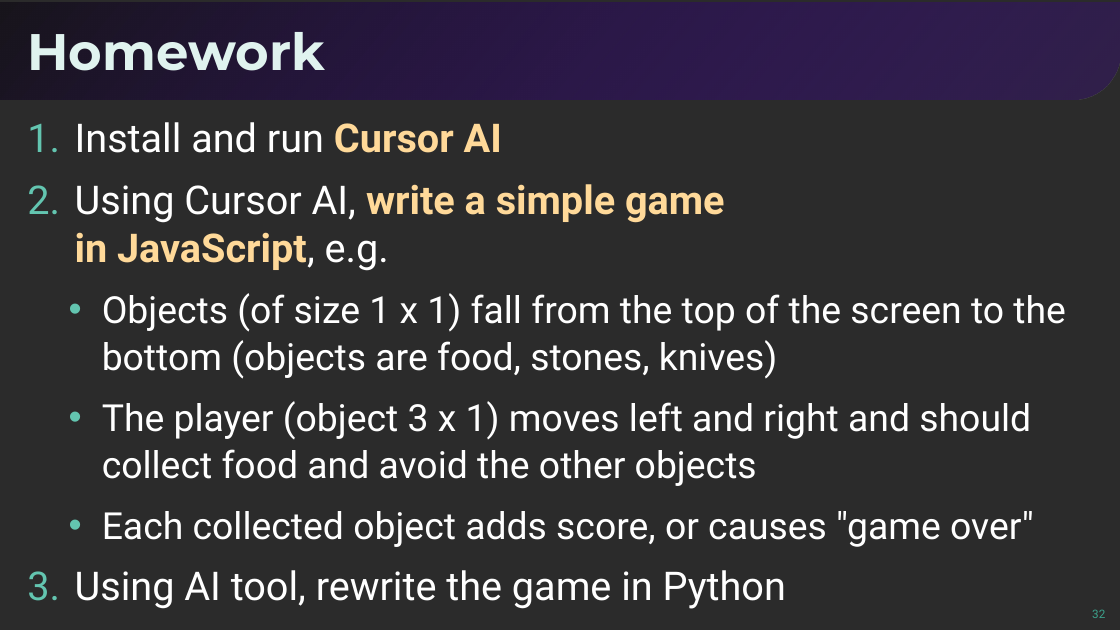
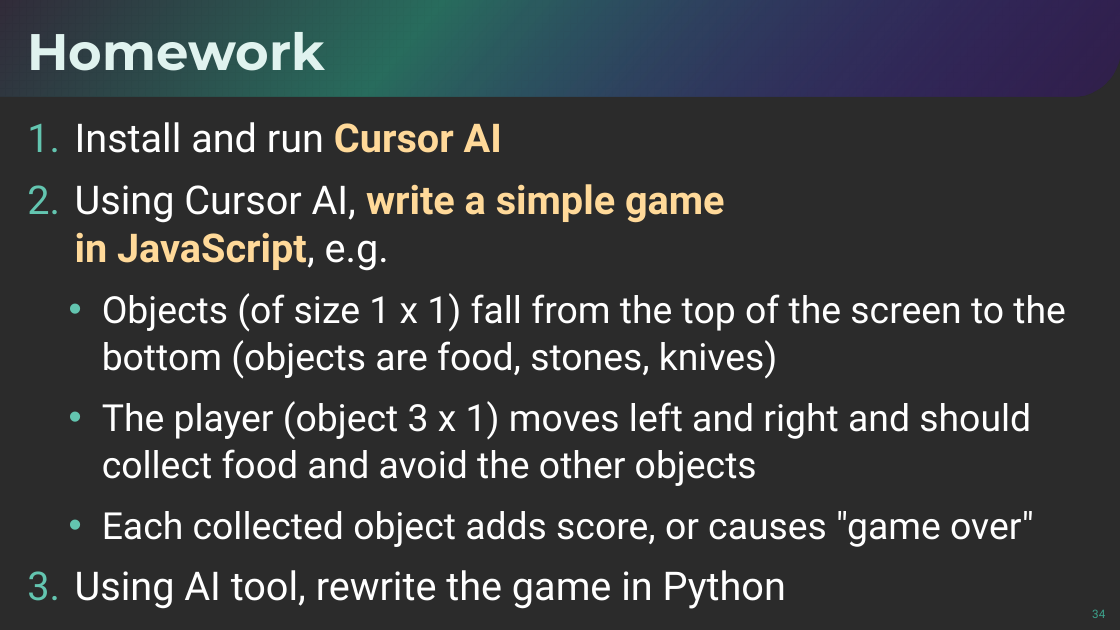
Before and after one commit to SoftUni/SoftUni-Course-Converter, a slide deck: slide 34 of Document-Templates/SoftUni-AI-PowerPoint-Template-EN-Oct-2024.pptx (slide 32 before the commit). Drawn at 1120x630 pixels with LibreOffice and Linux fonts; fonts in the diff are those of the drawing; background and template pictures are left out; a plain dark background stands for a picture behind light text. Boxes give left, top, right and bottom in pixels: in the first picture for what was removed or moved away, otherwise in the second. Text is boxed around its words. In the diff, an @@ line names an element or a change of style, - is before the commit and + after.

```diff
--- a/Document-Templates/SoftUni-AI-PowerPoint-Template-EN-Oct-2024.pptx
+++ b/Document-Templates/SoftUni-AI-PowerPoint-Template-EN-Oct-2024.pptx
@@ round rect at <box>0,0,1120,97</box>: fill gradient #3D0791 to #18151C to gradient #3D0791 to #286C5D to #312B39 @@
@@ page number at <box>1092,609,1105,618</box>: text changed @@
-32
+34
```
Also in this commit, not shown: 7 other slides changed, 2 slides added.
